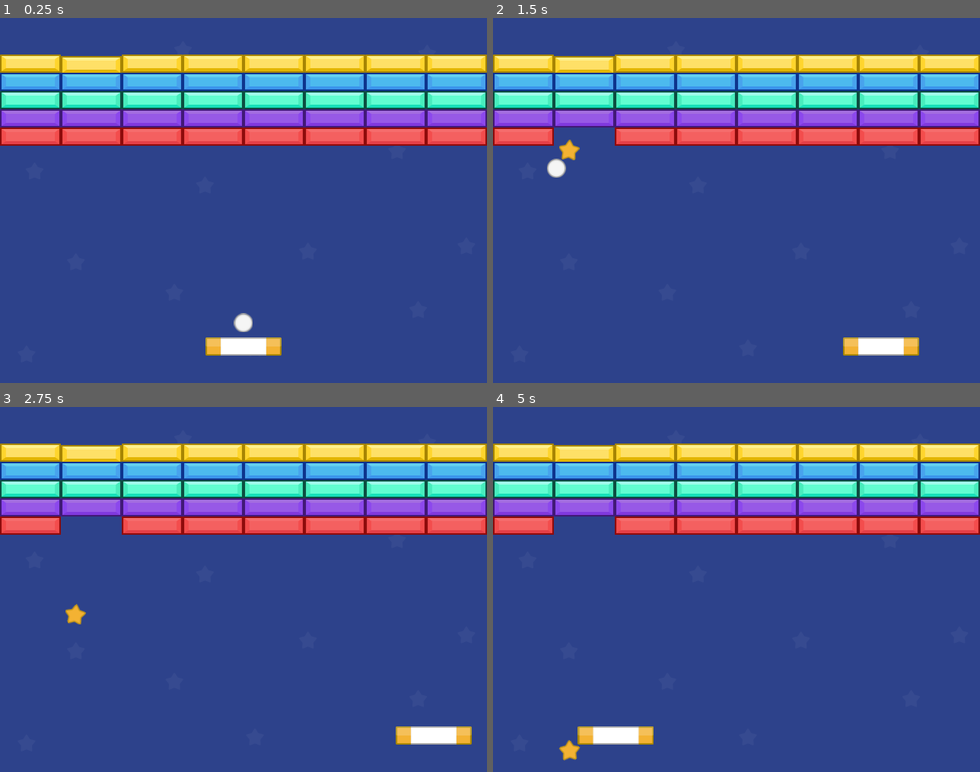
Above: before the commit, frames 1-4 (two rows, left to right).
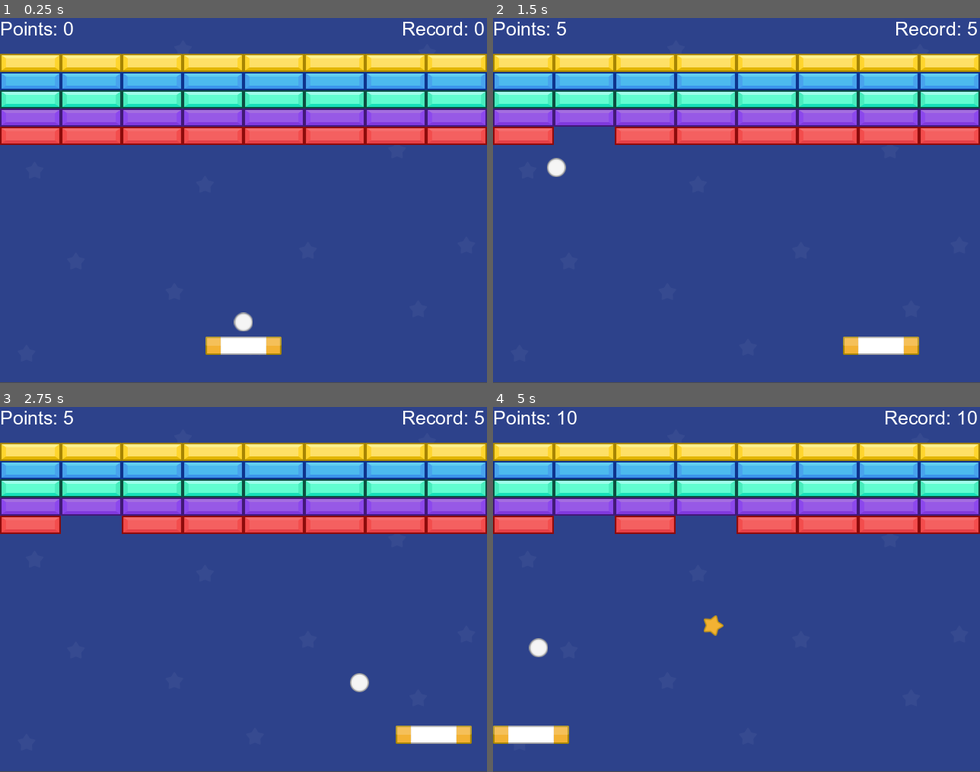
Above: after the commit, the same moments.

Repository: bouli/SuperArkanoide
Game: Godot game, scene res://scenes/level_1.tscn
The game is run twice, just before and just after one commit, with the same random seed, the same clock (stepped at 60 frames per second) and the same inputs.
Inputs:
- Up to frame 1 (0.25 s): no input
- Up to frame 2 (1.5 s): tap Enter at 0.5 s; hold Right (right) 0.53-1.28 s; hold Left (left) from 1.28 s (still down)
- Up to frame 3 (2.75 s): release Left (left) at 2.03 s; hold Right (right) from 2.03 s (still down)
- Up to frame 4 (5 s): release Right (right) at 3.53 s; hold Left (left) from 3.53 s (still down)

The runs differ from the first frame. In frame 1, 5.6% of the frame differs, in the area x 0-100%, y 1-100%; in frame 2, 5.7%; in frame 3, 5.8%; in frame 4, 7.9%.

Commit message:
feat: Add points and lifes

Diff:
--- a/scenes/ball.tscn
+++ b/scenes/ball.tscn
@@ -19,6 +19,7 @@
 shape = SubResource("CircleShape2D_cxlvu")
 
 [node name="ItemPowerUpTimer" type="Timer" parent="."]
-wait_time = 5.0
+wait_time = 15.0
+one_shot = true
 
 [connection signal="timeout" from="ItemPowerUpTimer" to="." method="_on_item_power_up_timer_timeout"]
--- a/scenes/level_1.tscn
+++ b/scenes/level_1.tscn
@@ -9,20 +9,25 @@
 [ext_resource type="Texture2D" uid="uid://bi07xcbeokot7" path="res://sprites/BlueBlock.png" id="5_fcfvj"]
 [ext_resource type="Texture2D" uid="uid://dgglxopanbln" path="res://sprites/GreenBlock.png" id="7_2y5yt"]
 [ext_resource type="Texture2D" uid="uid://c4p5rmtw2v008" path="res://sprites/PurpleBlock.png" id="8_2os1m"]
+[ext_resource type="PackedScene" uid="uid://oqaufoy0lxns" path="res://scenes/points_canvas.tscn" id="10_2y5yt"]
 
 [node name="Level1" type="Node2D"]
+position = Vector2(0, -1)
 
 [node name="Environment" parent="." instance=ExtResource("1_rus8k")]
 metadata/_edit_lock_ = true
 
 [node name="Player" parent="." instance=ExtResource("2_5xbjy")]
 position = Vector2(320, 432)
+metadata/_edit_lock_ = true
 
 [node name="Ball" parent="." instance=ExtResource("3_4nkto")]
 position = Vector2(320, 401)
+metadata/_edit_lock_ = true
 
 [node name="Yellow" type="Node2D" parent="."]
 position = Vector2(0, 480)
+metadata/_edit_lock_ = true
 
 [node name="Block33" parent="Yellow" instance=ExtResource("4_4nkto")]
 position = Vector2(0, -432)
@@ -33,7 +38,7 @@
 centered = false
 
 [node name="Block34" parent="Yellow" instance=ExtResource("4_4nkto")]
-position = Vector2(80, -430)
+position = Vector2(80, -432)
 metadata/_edit_group_ = true
 
 [node name="Sprite2D" type="Sprite2D" parent="Yellow/Block34"]
@@ -90,6 +95,7 @@
 
 [node name="Blue" type="Node2D" parent="."]
 position = Vector2(0, 240)
+metadata/_edit_lock_ = true
 
 [node name="Block25" parent="Blue" instance=ExtResource("4_4nkto")]
 position = Vector2(0, -168)
@@ -157,6 +163,7 @@
 
 [node name="Green" type="Node2D" parent="."]
 position = Vector2(0, 96)
+metadata/_edit_lock_ = true
 
 [node name="Block17" parent="Green" instance=ExtResource("4_4nkto")]
 metadata/_edit_group_ = true
@@ -222,6 +229,7 @@
 centered = false
 
 [node name="Purple" type="Node2D" parent="."]
+metadata/_edit_lock_ = true
 
 [node name="Block9" parent="Purple" instance=ExtResource("4_4nkto")]
 position = Vector2(0, 120)
@@ -288,6 +296,7 @@
 centered = false
 
 [node name="Red" type="Node2D" parent="."]
+metadata/_edit_lock_ = true
 
 [node name="Block" parent="Red" instance=ExtResource("4_4nkto")]
 position = Vector2(0, 144)
@@ -352,3 +361,5 @@
 [node name="Sprite2D" type="Sprite2D" parent="Red/Block8"]
 texture = ExtResource("5_4nkto")
 centered = false
+
+[node name="PointsCanvas" parent="." instance=ExtResource("10_2y5yt")]
--- a/scenes/player.tscn
+++ b/scenes/player.tscn
@@ -8,7 +8,7 @@
 
 [node name="Player" type="CharacterBody2D"]
 position = Vector2(320, 380)
-collision_mask = 70
+collision_mask = 6
 script = ExtResource("1_g2els")
 
 [node name="Sprite2D" type="Sprite2D" parent="."]
--- /dev/null
+++ b/scenes/points_canvas.tscn
@@ -0,0 +1,23 @@
+[gd_scene load_steps=3 format=3 uid="uid://oqaufoy0lxns"]
+
+[ext_resource type="Script" uid="uid://fx77m28dpwbq" path="res://scripts/points_canvas.gd" id="1_7lksw"]
+[ext_resource type="FontFile" uid="uid://bafpk0yji615k" path="res://fonts/Arial.ttf" id="1_uoufh"]
+
+[node name="PointsCanvas" type="CanvasLayer"]
+script = ExtResource("1_7lksw")
+
+[node name="LabelPoints" type="Label" parent="."]
+offset_right = 40.0
+offset_bottom = 23.0
+theme_override_fonts/font = ExtResource("1_uoufh")
+theme_override_font_sizes/font_size = 25
+text = "Points: 0"
+
+[node name="LabelRecord" type="Label" parent="."]
+offset_left = 502.0
+offset_right = 637.0
+offset_bottom = 42.0
+theme_override_fonts/font = ExtResource("1_uoufh")
+theme_override_font_sizes/font_size = 25
+text = "Record: 0"
+horizontal_alignment = 2
--- a/scripts/ball.gd
+++ b/scripts/ball.gd
@@ -1,17 +1,15 @@
 extends CharacterBody2D
-
-var started = false
 
 @onready var item_power_up_timer: Timer = $ItemPowerUpTimer
 @export var y_speed = -250
 @export var angle = [-250,250]
-@export var drop_probabilty = 0.5
+@export var drop_probabilty = 0.2
 @export var item_scene = preload("res://scenes/item_power_up.tscn")
 @export var item_power_up_ready:bool = true
 
 # Called every frame. 'delta' is the elapsed time since the previous frame.
 func _physics_process(delta: float) -> void:
-	if (Input.is_action_pressed("left") or Input.is_action_pressed("right")) and !started:
+	if (Input.is_action_pressed("left") or Input.is_action_pressed("right")) and !GameManager.started:
 		start_game()
 	var collision = move_and_collide(velocity*delta)
 	if collision != null:
@@ -20,11 +18,13 @@
 		if "Block" in collided_object.name:
 			collided_object.queue_free()
 			spawn_item(collision.get_position())
+			GameManager._add_points(5)
+
 
 
 func start_game():
-	started = true
-	velocity = Vector2(angle.pick_random(), y_speed)
+	GameManager.started = true
+	velocity = Vector2(angle.pick_random(), y_speed) #generate movement for the ball
 
 func spawn_item(position_item : Vector2):
 	var my_rand = randf()
@@ -41,3 +41,9 @@
 func _on_item_power_up_timer_timeout() -> void:
 	item_power_up_ready = true
 	print('item_power_up ready!')
+
+func reset_position():
+	GameManager.started = false
+	velocity = Vector2(0,0)
+	var player = get_parent().get_node('Player')
+	position = player.position - Vector2(0,31)
--- a/scripts/bullet.gd
+++ b/scripts/bullet.gd
@@ -10,5 +10,4 @@
 func _on_body_entered(body: Node2D) -> void:
 	queue_free()
 	body.queue_free()
-
-	pass # Replace with function body.
+	GameManager._add_points(1)
--- a/scripts/environment.gd
+++ b/scripts/environment.gd
@@ -4,18 +4,28 @@
 
 # Called when the node enters the scene tree for the first time.
 func _ready() -> void:
+	GameManager._load_data()
 	pass # Replace with function body.
 
-
+#ball death
 func _on_death_zone_body_entered(body: Node2D) -> void:
 	if body.name == "Ball":
-		timer_reset.start()
+		print(GameManager.lives)
+		if GameManager.lives > 0:
+			GameManager.lives -= 1
+			body.reset_position()
+		else:
+			timer_reset.start()
 	else:
 		body.queue_free()
 
 	pass # Replace with function body.
 
-
+#reset level
 func _on_timer_reset_timeout() -> void:
 	get_tree().reload_current_scene()
+	GameManager.started = false
+	GameManager._reset_lives()
+	GameManager._reset_points()
+
 	pass # Replace with function body.
--- a/scripts/game_manager.gd
+++ b/scripts/game_manager.gd
@@ -1,3 +1,53 @@
 extends Node
 
+var points_resources: PointsResource
+var file_name = 'user://points_canvas.tres'
+
 signal on_powerup
+var lives: int = 3
+
+var started:bool = false
+
+
+var record:int = 0
+var points:int = 0
+
+func _add_points(value:int):
+	points += value
+	print("last points: " + str(points))
+	get_parent().get_node('Level1').get_node('PointsCanvas').update_points(points)
+	_update_record()
+
+func _reset_points():
+	points = 0
+
+func _update_record():
+	if points > record:
+		record = points
+		points_resources.record = record
+		_save_data()
+	get_parent().get_node('Level1').get_node('PointsCanvas').update_record(record)
+	print('last record:' + str(record))
+
+func _reset_lives():
+	lives = 3
+
+func _load_data() -> void:
+
+	if ResourceLoader.exists(file_name):
+		points_resources = ResourceLoader.load(file_name)
+		if points_resources is PointsResource: # Check that the data is valid
+			print('Data has been loaded!')
+			record = points_resources.record
+			_update_record()
+	else:
+		points_resources = PointsResource.new()
+		var result = ResourceSaver.save(points_resources, file_name)
+		assert(result == OK)
+		print('Data has been created!')
+		_load_data()
+
+func _save_data() -> void:
+	var result = ResourceSaver.save(points_resources, file_name)
+	assert(result == OK)
+	print('Data has been saved!')
--- /dev/null
+++ b/scripts/points_canvas.gd
@@ -0,0 +1,18 @@
+extends CanvasLayer
+
+@export var label_points: String = "Points"
+@export var label_record: String = "Record"
+# Called when the node enters the scene tree for the first time.
+func _ready() -> void:
+	pass # Replace with function body.
+
+
+# Called every frame. 'delta' is the elapsed time since the previous frame.
+func _process(delta: float) -> void:
+	pass
+
+func update_points(points: int):
+	$LabelPoints.text = label_points + ': '+ str(points)
+
+func update_record(points: int):
+	$LabelRecord.text = label_record + ': '+ str(points)
--- /dev/null
+++ b/scripts/points_resource.gd
@@ -0,0 +1,4 @@
+extends Resource
+
+class_name PointsResource
+@export var record: int = 0
Not shown, added: export_presets.cfg
Binary file added: fonts/Arial.ttf
Not shown, added: fonts/Arial.ttf.import
Not shown: 1 places in scenes/level_1.tscn that only renumber resources
Not shown, added: scripts/points_canvas.gd.uid
Not shown, added: scripts/points_resource.gd.uid
Not shown, removed: .DS_Store
